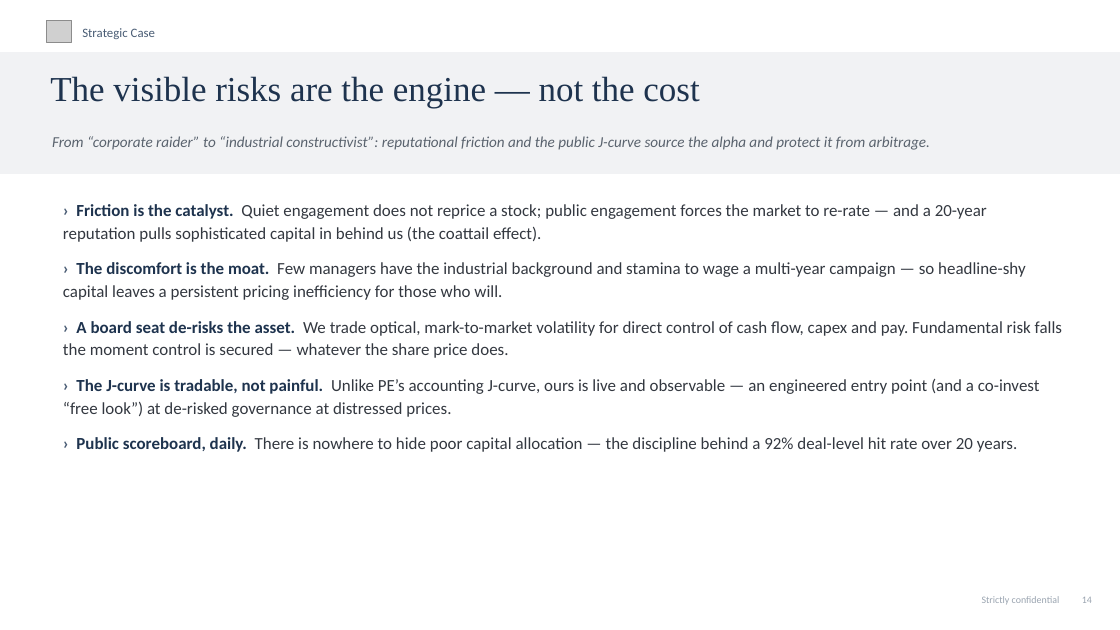
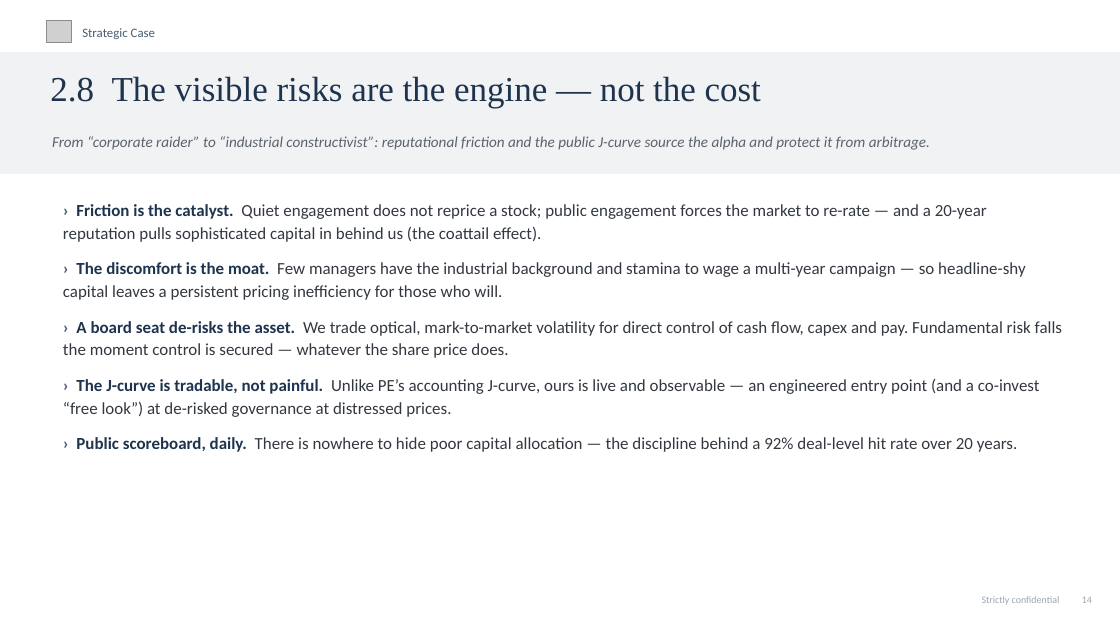
Before and after one commit to charette-lab/Claude, a slide deck: slide 17 of Athanase_Engaged_Ownership_Allocator_Deck.pptx. Drawn at 1120x630 pixels with LibreOffice and Linux fonts; fonts in the diff are those of the drawing; grey boxes stand for pictures. Boxes give left, top, right and bottom in pixels: in the first picture for what was removed or moved away, otherwise in the second. Text is boxed around its words. In the diff, an @@ line names an element or a change of style, - is before the commit and + after.

```diff
--- a/Athanase_Engaged_Ownership_Allocator_Deck.pptx
+++ b/Athanase_Engaged_Ownership_Allocator_Deck.pptx
@@ text at box(50, 76, 761, 108): text changed @@
-The visible risks are the engine — not the cost
+2.8 The visible risks are the engine — not the cost
```
Also in this commit, not shown: 21 other slides changed, 1 other file.
